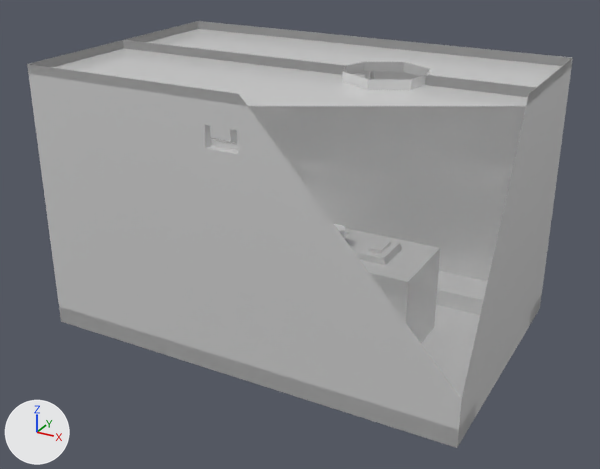
What one commit did to the Blender file TFGASSETS/ALTARTFG.blend.
Rendered twice from a camera (50 mm lens) standing at (50.2, -75.8, 48.1) and looking at (9.3, -1.5, 11.0). Every picture has the same lights, and +X, +Y and +Z are marked at lower left. Everything nearer to the camera than a plane just in front of the edit is cut away.

Before the edit, the objects in view are built like this:
```python
me_cubo = bpy.data.meshes.new('Cubo')
me_cubo.from_pydata(...)  # 737 vertices, 728 faces; spans x -1.07..2.2, y -1.0..1.0, z -1.0..1.0
me_cubo.materials.append(mat_material)  # its picture is missing
ob_cubo = bpy.data.objects.new('Cubo', me_cubo)
ob_cubo.location = (0.0, 0.0, 15.0)
ob_cubo.scale = (15.0, 15.0, 15.0)
_m = ob_cubo.modifiers.new('Mirror', 'MIRROR')
_m.use_axis = (False, True, False)
_m.use_bisect_axis = (False, True, False)
_m.use_bisect_flip_axis = (False, True, False)
_m.use_mirror_merge = False
_m.merge_threshold = 0.08
_m.bisect_threshold = 0.089
```
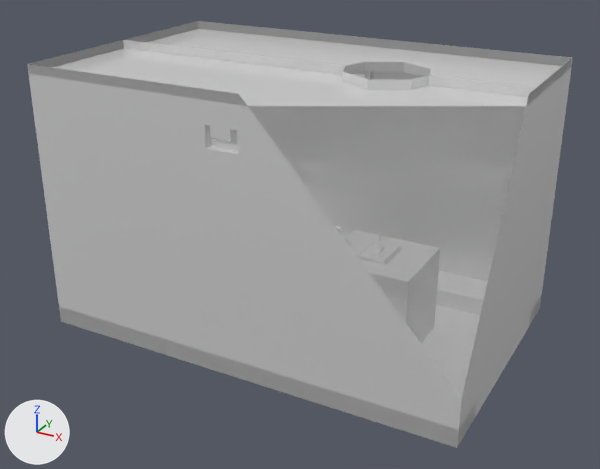
The change, as a list of edits to the scene's bpy script:
```text
Change ob_cubo:
    where _m = ob_cubo.modifiers.new('Mirror', 'MIRROR')
    remove _m.use_mirror_merge = False
    remove _m.merge_threshold = 0.08
    remove _m.bisect_threshold = 0.089
    add _m.use_clip = True
```

Location of each change, (x1, y1, x2, y2) in pixels of the pictures (600 x 469 px):
'Cubo', modifiers changed
    both: (27, 21, 573, 448)
